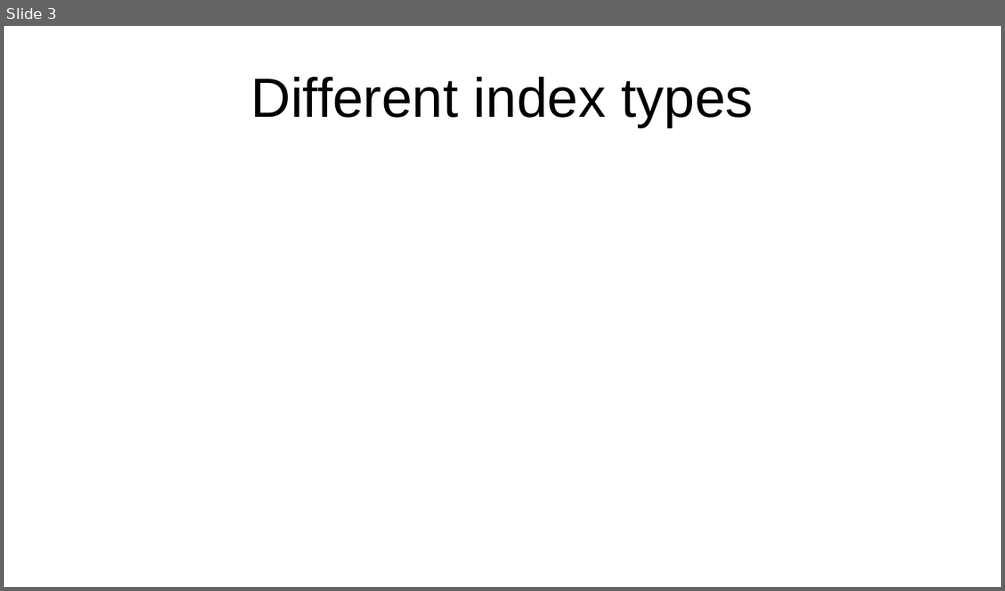
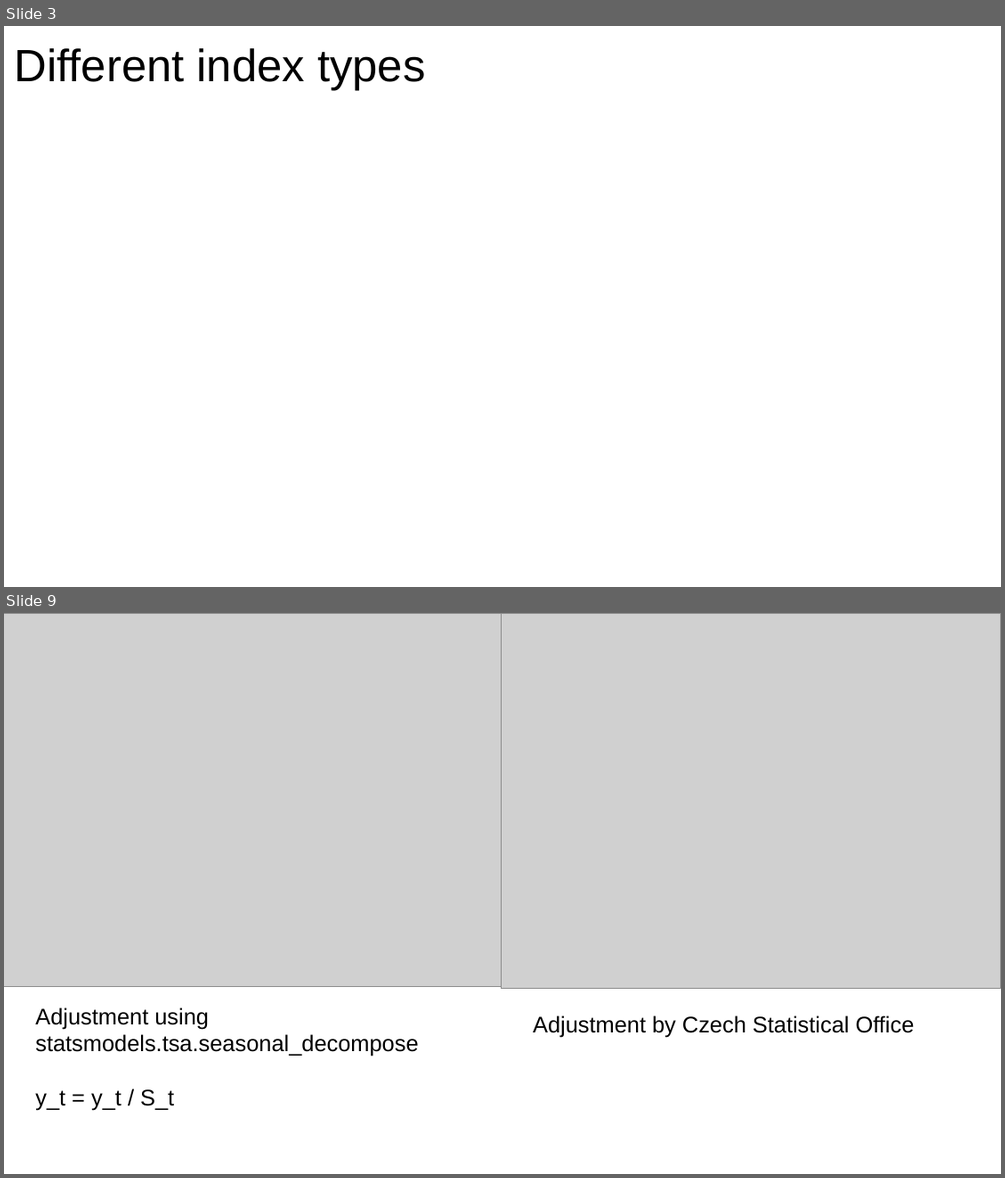
Before and after one commit to xdxdhh/czech_economy_analysis, a slide deck: presentation.odp. Shown one above the other, each under a label of ours: slide 3 before the commit, slides 3 and 9 after it; the slides between them are not shown. The pictures are 1005x591 and 1005x1178 pixels, drawn with LibreOffice and Linux fonts; fonts in the diff are those of the drawing; grey boxes stand for pictures. Boxes give left, top, right and bottom in pixels: in the first picture for what was removed or moved away, otherwise in the second. Text is boxed around its words. In the diff, an @@ line names an element or a change of style, - is before the commit and + after.

```diff
--- a/presentation.odp
+++ b/presentation.odp
@@ slide 9 added at (x1=4, y1=613, x2=1001, y2=1174), background #FFFFFF @@
@@ picture added at (x1=4, y1=613, x2=502, y2=987) @@
@@ picture added at (x1=502, y1=613, x2=1001, y2=989) @@
@@ text added at (x1=35, y1=1007, x2=418, y2=1111), 18 pt, text #000000 @@
+Adjustment using statsmodels.tsa.seasonal_decompose
+y_t = y_t / S_t
@@ text added at (x1=533, y1=1015, x2=914, y2=1037), 18 pt, text #000000 @@
+Adjustment by Czech Statistical Office
@@ slide 3 changed as well @@
@@ title "Different index types" moved from (x1=251, y1=77, x2=752, y2=127) to (x1=15, y1=48, x2=425, y2=91) @@
@@ title "Different index types" at (x1=15, y1=48, x2=425, y2=91): size 44 to 36 pt @@
```
Also in this commit, not shown: 1 other slide changed, 10 other slides added, 1 slide removed, 17 other files.
